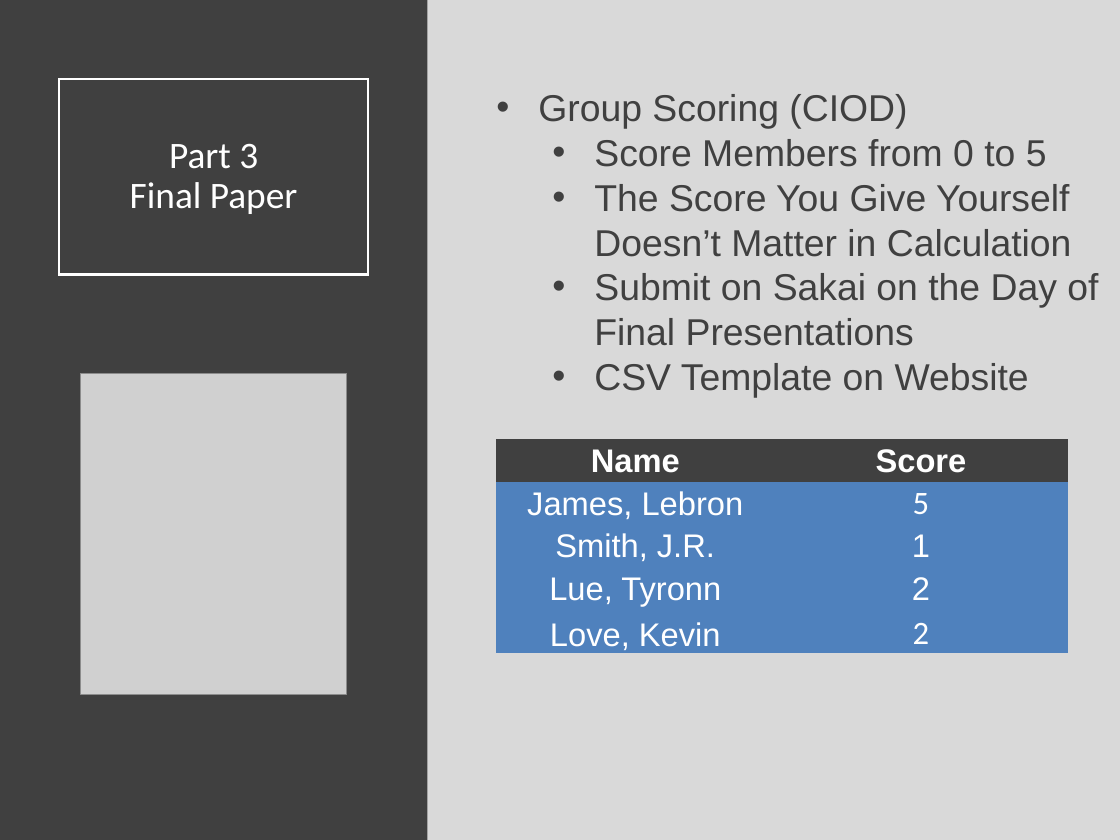
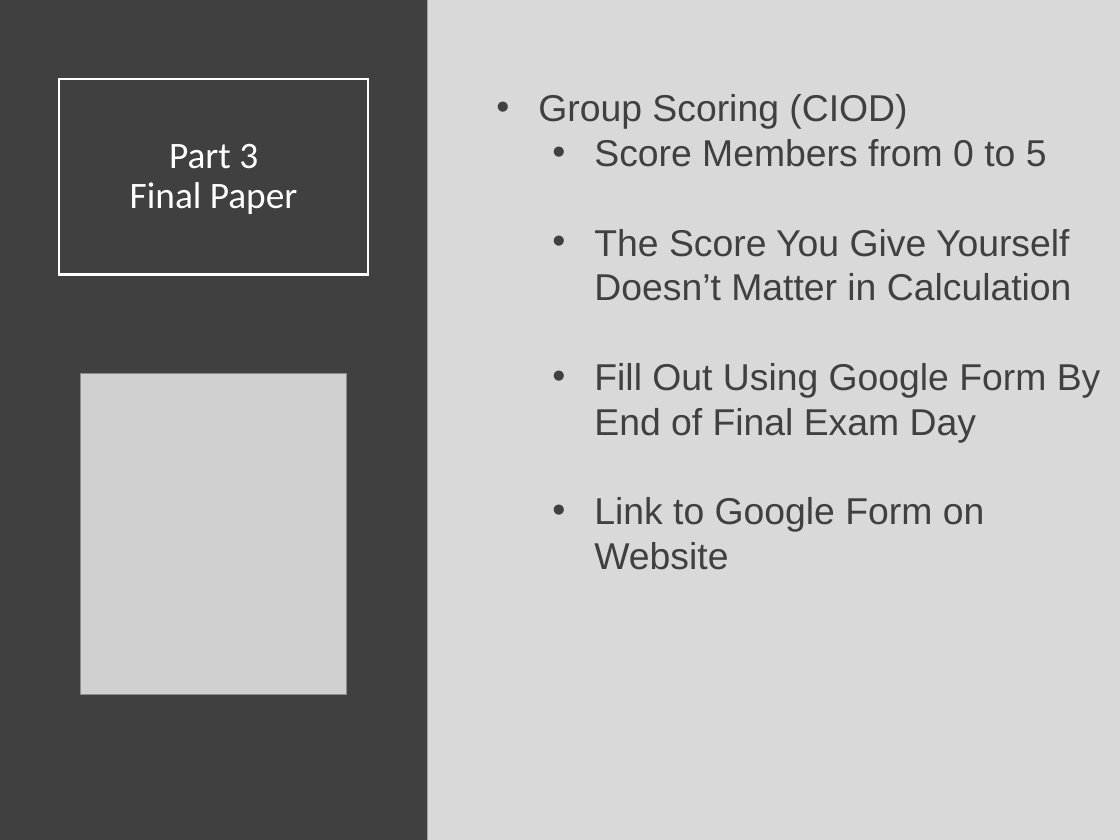
Before and after one commit to SuperMarioGiacomazzo/STOR320_WEBSITE, a slide deck: slide 11 of Lecture/Final Project 2/Final_Project_2_Lecture.pptx. Drawn at 1120x840 pixels with LibreOffice and Linux fonts; fonts in the diff are those of the drawing; grey boxes stand for pictures. Boxes give left, top, right and bottom in pixels: in the first picture for what was removed or moved away, otherwise in the second. Text is boxed around its words. In the diff, an @@ line names an element or a change of style, - is before the commit and + after.

```diff
--- a/Lecture/Final Project 2/Final_Project_2_Lecture.pptx
+++ b/Lecture/Final Project 2/Final_Project_2_Lecture.pptx
@@ text at (594, 363, 1101, 570): text changed @@
-  • Submit on Sakai on the Day of Final Presentations
-  • CSV Template on Website
+  • Fill Out Using Google Form By End of Final Exam Day
+  • Link to Google Form on Website
@@ table removed at (496, 439, 1068, 654), 5 rows, 2 columns @@
-Name | Score
-James, Lebron | 5
-Smith, J.R. | 1
-Lue, Tyronn | 2
-Love, Kevin | 2
```
Also in this commit, not shown: 3 other files.
